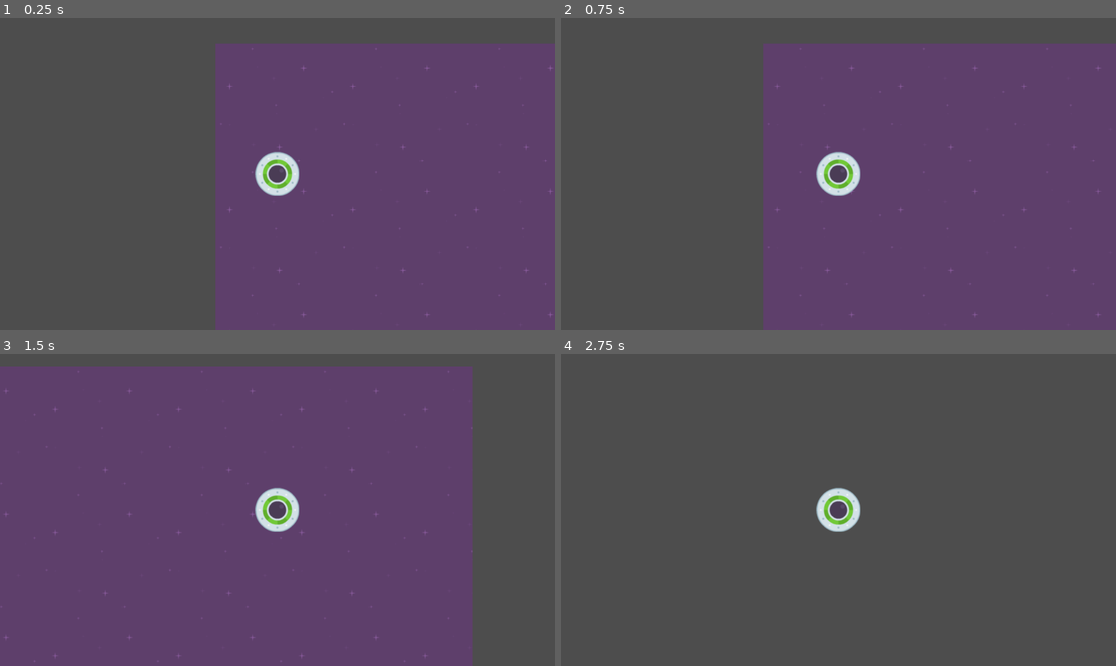
Above: before the commit, frames 1-4 (two rows, left to right).
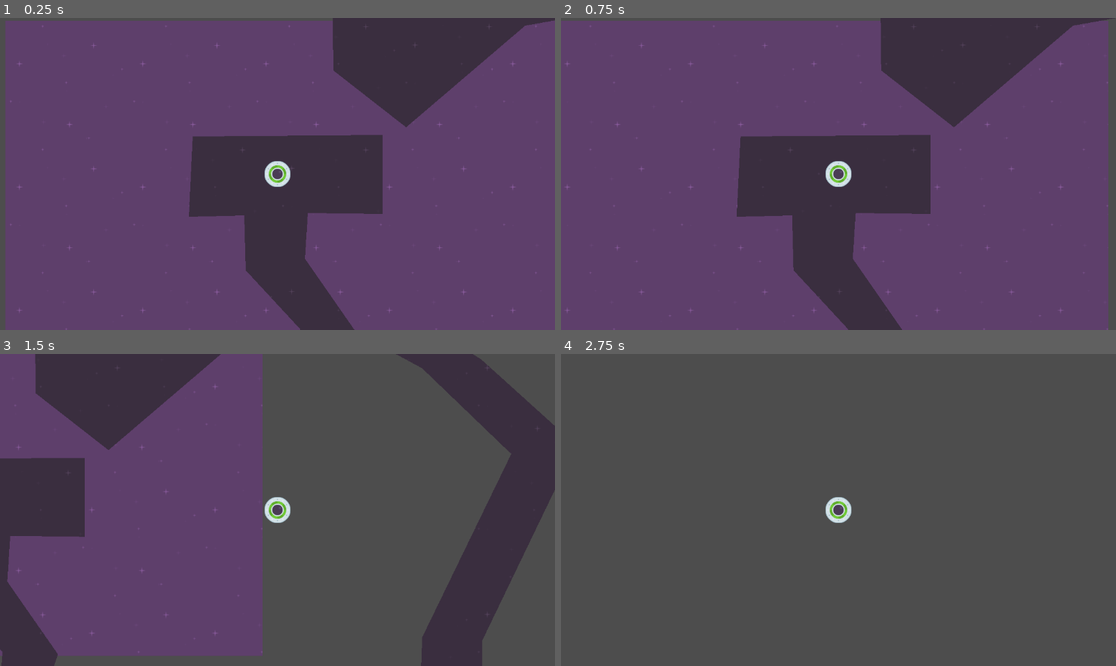
Above: after the commit, the same moments.

Repository: DapperMongoose/SpeedySaucer
Game: Godot game, scene res://level_1.tscn
Two runs of this game, one before a commit and one after it. Both use one fixed random seed, a clock stepped at 60 frames per second and the inputs below.
Inputs:
- Up to frame 1 (0.25 s): no input
- Up to frame 2 (0.75 s): tap Enter at 0.5 s; hold Right (move_right) from 0.53 s (still down)
- Up to frame 3 (1.5 s): release Right (move_right) at 1.28 s; hold S (move_down) from 1.28 s (still down)
- Up to frame 4 (2.75 s): release S (move_down) at 2.03 s; hold Right (move_right) from 2.03 s (still down)

The runs differ from the first frame. In frame 1, 59% of the frame differs, in the area x 1-100%, y 0-100%; in frame 2, 59%; in frame 3, 58%; in frame 4, 0.8%.

Commit message:
completed making the maze lesson

Diff:
--- a/level_1.tscn
+++ b/level_1.tscn
@@ -1,8 +1,9 @@
-[gd_scene load_steps=4 format=3 uid="uid://u7jtd37lnleb"]
+[gd_scene load_steps=5 format=3 uid="uid://u7jtd37lnleb"]
 
 [ext_resource type="Texture2D" uid="uid://dg3x6t106oi6e" path="res://purple.png" id="1_5omrp"]
 [ext_resource type="Script" path="res://level.gd" id="1_sia7a"]
 [ext_resource type="PackedScene" uid="uid://cxqg60s2uvld6" path="res://player.tscn" id="2_a4uty"]
+[ext_resource type="PackedScene" uid="uid://bumnsrr2i6by6" path="res://maze.tscn" id="4_tya6p"]
 
 [node name="Level1" type="Node2D"]
 script = ExtResource("1_sia7a")
@@ -15,4 +16,7 @@
 stretch_mode = 1
 
 [node name="Player" parent="." instance=ExtResource("2_a4uty")]
-position = Vector2(129, 271)
+position = Vector2(565, 318)
+
+[node name="maze" parent="." instance=ExtResource("4_tya6p")]
+position = Vector2(565, 473)
--- /dev/null
+++ b/maze.tscn
@@ -0,0 +1,14 @@
+[gd_scene load_steps=2 format=3 uid="uid://bumnsrr2i6by6"]
+
+[ext_resource type="Texture2D" uid="uid://4yx4rvss85gs" path="res://darkPurple.png" id="1_42l6l"]
+
+[node name="maze" type="Area2D"]
+z_index = -50
+
+[node name="CollisionPolygon2D" type="CollisionPolygon2D" parent="."]
+polygon = PackedVector2Array(-69, -69, -66, 45, 47, 167, 35, 323, 105, 421, -117, 479, -137, 609, 160, 777, 630, 724, 1041, 360, 1043, 143, 1238, -262, 1040, -441, 773, -606, 473, -576, 114, -542, 116, -370, 267, -252, 514, -463, 761, -507, 918, -422, 1103, -244, 918, 137, 912, 321, 610, 616, 166, 671, -10, 572, -4, 542, 151, 498, 255, 465, 122, 295, 162, 172, 57, 21, 63, -74, 218, -72, 218, -236, -176, -233, -184, -66)
+
+[node name="Polygon2D" type="Polygon2D" parent="."]
+texture_repeat = 2
+texture = ExtResource("1_42l6l")
+polygon = PackedVector2Array(-69, -69, -66, 45, 47, 167, 35, 323, 105, 421, -117, 479, -137, 609, 160, 777, 630, 724, 1041, 360, 1043, 143, 1238, -262, 1040, -441, 773, -606, 473, -576, 114, -542, 116, -370, 267, -252, 514, -463, 761, -507, 918, -422, 1103, -244, 918, 137, 912, 321, 610, 616, 166, 671, -10, 572, -4, 542, 151, 498, 255, 465, 122, 295, 162, 172, 57, 21, 63, -74, 218, -72, 218, -236, -176, -233, -184, -66)
--- a/player.tscn
+++ b/player.tscn
@@ -11,9 +11,11 @@
 script = ExtResource("1_js48v")
 
 [node name="Sprite2D" type="Sprite2D" parent="."]
+scale = Vector2(0.6, 0.6)
 texture = ExtResource("1_48rog")
 
 [node name="CollisionShape2D" type="CollisionShape2D" parent="."]
+scale = Vector2(0.6, 0.6)
 shape = SubResource("CircleShape2D_v7s0n")
 
 [node name="Camera2D" type="Camera2D" parent="."]
